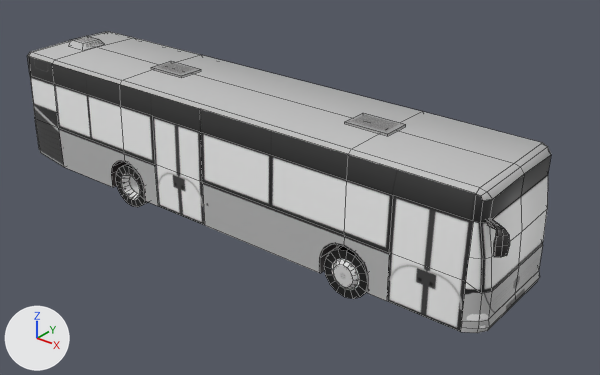
The Blender file assets/src/all2.blend: old version first, new version second.
The view is the same before and after, from a 50 mm camera at (10.19, -11.76, 8.44) aimed at (0.54, 0.3, 0.96). Arrows for +X, +Y and +Z are at lower left; the lights stay in place. Mesh edges are drawn as thin lines.

The first picture shows 'Car_Bus #lod0'.
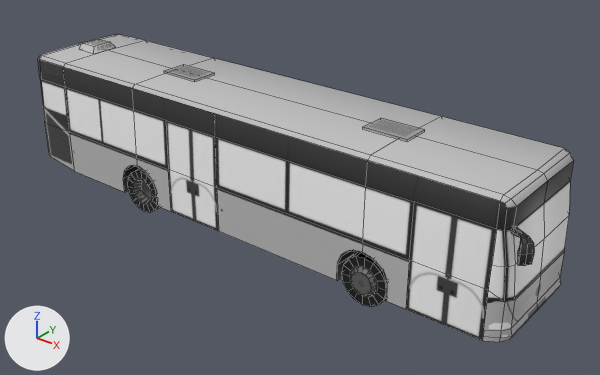
Pixel boxes [x1, y1, x2, y2] of what changed, in the pictures (600 x 375 px):
'Car_Bus #lod0', surface changed, mesh moved: before [27, 32, 551, 333]; after [38, 34, 574, 342]

The change, as a diff of the scene's bpy script:
```diff
--- a/assets/src/all2.blend.py
+++ b/assets/src/all2.blend.py
@@ img_bus_diff_png @@
+img_bus_diff_png = load_image('bus.diff.png', 'bus.diff.png', 2048, 1024, 'sRGB')
@@ mat_busmat @@
 mat_busmat = principled_material('BusMat')
-mat_busmat.texture = img_bus_png
+mat_busmat.texture = img_bus_diff_png
@@ me_cube_008 @@
 me_cube_008.from_pydata(...)  # 577 vertices, 471 faces; spans x -6.43..5.8, y -1.34..1.6, z -0.01..3.06
 # used by ob_car_bus__lod0; location = (0.0, 0.0, 0.0)
+# me_cube_008 part 1: the whole mesh is moved by (0.4, 0.0, 0.0)
 me_cube_008.materials.append(mat_busmat)
```
